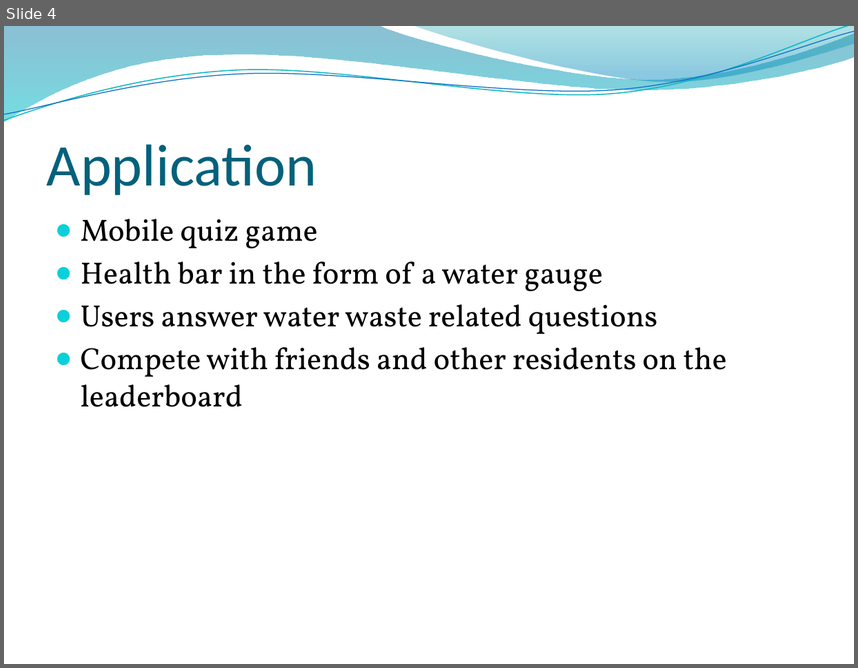
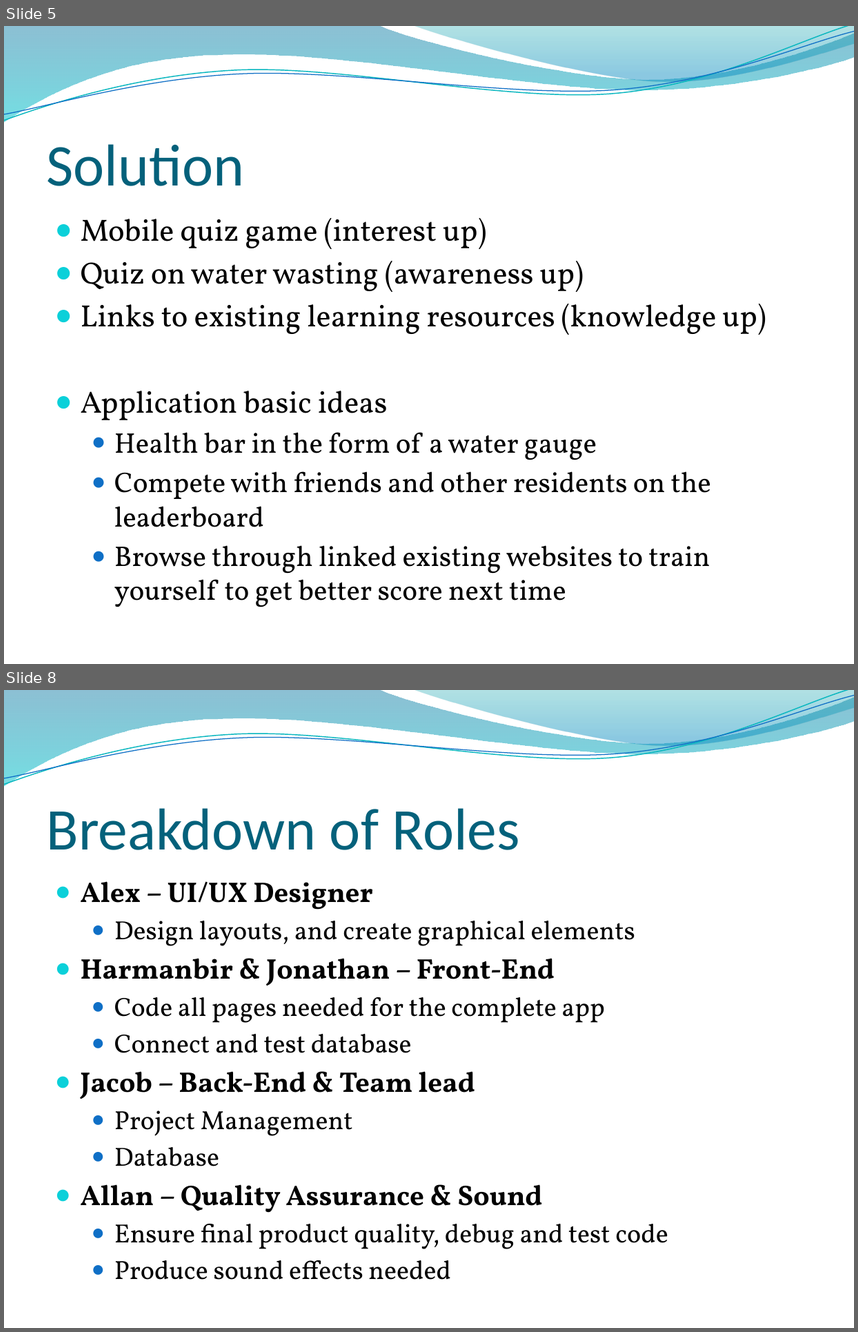
Before and after one commit to HarmanbirD/WaterQwiz, a slide deck: Wasted Water Quiz.pptx. Shown one above the other, each under a label of ours: slide 4 before the commit, slides 5 and 8 after it; the slides between them are not shown. The pictures are 858x668 and 858x1332 pixels, drawn with LibreOffice and Linux fonts; fonts in the diff are those of the drawing; background and template pictures are left out. Boxes give left, top, right and bottom in pixels: in the first picture for what was removed or moved away, otherwise in the second. Text is boxed around its words. In the diff, an @@ line names an element or a change of style, - is before the commit and + after.

```diff
--- a/Wasted Water Quiz.pptx
+++ b/Wasted Water Quiz.pptx
@@ slide 8 added at bbox=[4, 690, 854, 1328], background picture (left out); not listed: 4 template elements that a slide beside it also shows @@
@@ title added at bbox=[47, 808, 519, 850], 50 pt, text #04617B @@
+Breakdown of Roles
@@ text added at bbox=[81, 881, 668, 1279], 22.2 pt, text #000000 @@
+● Alex – UI/UX Designer
+  ● Design layouts, and create graphical elements
+● Harmanbir & Jonathan – Front-End
+  ● Code all pages needed for the complete app
+  ● Connect and test database
+● Jacob – Back-End & Team lead
+  ● Project Management
+  ● Database
+● Allan – Quality Assurance & Sound
+  ● Ensure final product quality, debug and test code
+  ● Produce sound effects needed
@@ what was slide 4 is now slide 5 @@
@@ slide 5 changed as well @@
@@ title at bbox=[47, 144, 245, 186]: text changed @@
-Application
+Solution
@@ text at bbox=[81, 218, 766, 420]: text changed @@
-● Mobile quiz game
+● Mobile quiz game (interest up)
+● Quiz on water wasting (awareness up)
+● Links to existing learning resources (knowledge up)
+● Application basic ideas
@@ text at bbox=[81, 304, 658, 334]: paragraph removed @@
-● Users answer water waste related questions
@@ text at bbox=[114, 432, 711, 527]: size 26 to 24 pt in "Health bar in the form of a ...", "Compete with friends and other residents on ..."; list level 1 to 2 in "Health bar in the form ..."; bullet colour #0BD0D9 to #0F6FC6; list level 1 to 2 in "Compete with friends and other ..." @@
@@ text at bbox=[114, 545, 710, 607]: paragraph added @@
+  ● Browse through linked existing websites to train yourself to get better score next time
```
Also in this commit, not shown: 6 other slides changed, 1 other slide added, 3 slides removed, 2 other files.
